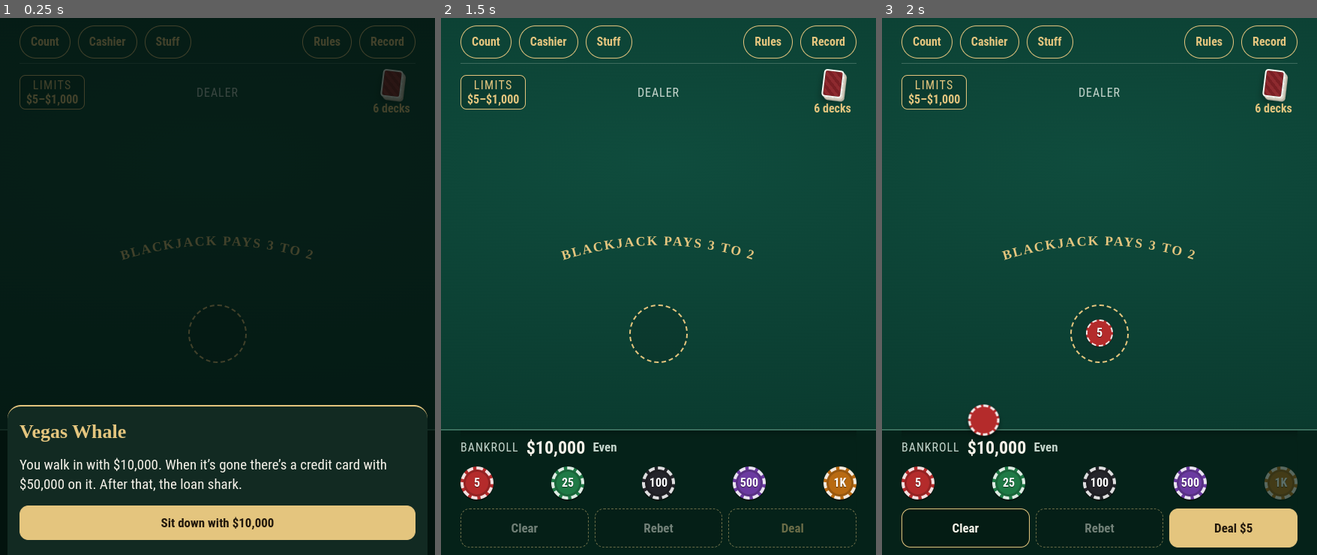
Above: before the commit, frames 1-3 (left to right).
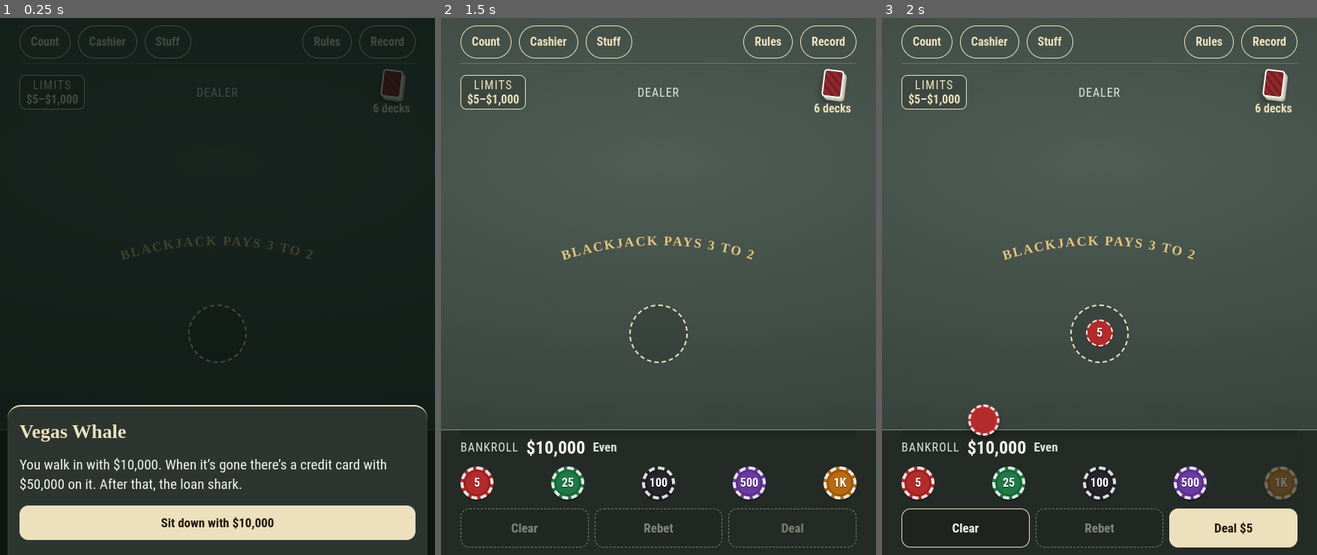
Above: after the commit, the same moments.

Repository: ahnnyc/Blackjack-
Game: browser game, page index.html
Two runs of this game, one before a commit and one after it. Both use one fixed random seed, a clock stepped at 60 frames per second and the inputs below.
Inputs (mouse positions are in pixels of both pictures, inside the frame that each line leads up to):
- Up to frame 1 (0.25 s): no input
- Up to frame 2 (1.5 s): move the mouse to (658, 254) at 1.07 s; click "Sit down with $10,000" at 1.27 s
- Up to frame 3 (2 s): move the mouse to (1051, 243) at 1.67 s; click "5" at 1.87 s

The runs differ from the first frame. In frame 1, 26% of the frame differs, in the area x 1-99%, y 72-100%; in frame 2, 97%, in the area x 0-100%, y 0-100%; in frame 3, 96%.

Commit message:
Each table has its own felt, drab to luxurious; the casino host invites you up; 4 decks opens quickly, 1 deck much harder
Co-Authored-By: Claude Opus 5.5 <noreply@anthropic.com>
Claude-Session: https://claude.ai/code/session_01Ni3H8S74X4EXKLd9nbNY4b

Diff:
--- a/index.html
+++ b/index.html
@@ -28,6 +28,14 @@
   --cw:76px;
   color-scheme:dark;
 }
+:root{--rail-line:#3a6e5d}
+/* each table has its own felt, from drab to luxurious */
+:root.t0{--felt:#4f5d55;--felt-deep:#323c36;--rail-felt:#242b27;--panel:#2c3530;--line:#66746c;--muted:#dde4df;--gold:#ece0bd;--rail-line:#5d6a63}
+:root.t1{--felt:#0f4c3d;--felt-deep:#09362b;--rail-felt:#052219;--panel:#122a22;--line:#3d6b5d;--muted:#c6d6cd;--gold:#e4c57e;--rail-line:#3a6e5d}
+:root.t2{--felt:#174483;--felt-deep:#0b2654;--rail-felt:#061634;--panel:#0e2447;--line:#3f619a;--muted:#cfdaf0;--gold:#ecc979;--rail-line:#4a6fae}
+:root.t3{--felt:#2b1a34;--felt-deep:#0e0a12;--rail-felt:#09070b;--panel:#1b1322;--line:#7a6230;--muted:#e2d8c6;--gold:#f4d070;--rail-line:#c9a347}
+:root.t3 #ctl{border-top-color:var(--gold)}
+:root.t3 #limits{border-width:2px;box-shadow:0 0 0 1px rgba(244,208,112,.35), 0 0 14px rgba(244,208,112,.25)}
 html,body{height:100%;overflow:hidden;box-sizing:border-box}
 html{background:var(--rail-felt);touch-action:manipulation}
 *{touch-action:manipulation}   /* every part of the game: two quick taps never zoom (iPhone checks the spot tapped) */   /* anything below the game (an iPhone's cut-off strip) continues the bottom rail */
@@ -50,7 +58,7 @@
 
 /* top bar */
 #top{display:flex;align-items:center;gap:10px;padding-bottom:6px;border-bottom:1px solid var(--line)}
-#ctl::before{content:"";position:absolute;top:-2px;left:-100vmax;right:-100vmax;height:2px;background:#3a6e5d}
+#ctl::before{content:"";position:absolute;top:-2px;left:-100vmax;right:-100vmax;height:2px;background:var(--rail-line)}
 #topgap{flex:1}
 #bank{display:flex;align-items:center;justify-content:flex-start;flex-wrap:nowrap;gap:4px 10px;min-width:0;white-space:nowrap}
 @media (max-width:599px){ #top{gap:4px} #top .topbtn, #top #countBtn{padding:0 7px;font-size:15px} }
@@ -448,9 +456,9 @@
 // (after debts) or by betting enough at the table below; once open it stays open for that game.
 const TABLES = [
   { d: 6, min: 5,   max: 1000,   chips: [5, 25, 100, 500, 1000] },
-  { d: 4, min: 25,  max: 5000,   chips: [25, 100, 500, 1000, 5000],      chipsNeed: 25000,  betNeed: 50000 },
-  { d: 2, min: 100, max: 25000,  chips: [100, 500, 1000, 5000, 25000],   chipsNeed: 100000, betNeed: 250000 },
-  { d: 1, min: 500, max: 100000, chips: [500, 1000, 5000, 25000, 100000], chipsNeed: 500000, betNeed: 1000000 },
+  { d: 4, min: 25,  max: 5000,   chips: [25, 100, 500, 1000, 5000],      chipsNeed: 12500,   betNeed: 1500 },      // quick, so you learn tables exist
+  { d: 2, min: 100, max: 25000,  chips: [100, 500, 1000, 5000, 25000],   chipsNeed: 75000,   betNeed: 50000 },
+  { d: 1, min: 500, max: 100000, chips: [500, 1000, 5000, 25000, 100000], chipsNeed: 1000000, betNeed: 2000000 },  // the hard one
 ];
 const DENOMS = [100000, 25000, 5000, 1000, 500, 100, 25, 5];
 const chipLabel = v => v >= 1000 ? (v / 1000) + 'K' : String(v);
@@ -1104,6 +1112,7 @@
 }
 function render(){
   applyMotion();
+  const root = document.documentElement; for (let i = 0; i < 4; i++) root.classList.toggle('t' + i, i === tableNo());
   if (S.round && !R) R = S.round;
   $('bankAmt').textContent = money(R && R.countFrom != null ? R.countFrom : S.bankroll);
   renderPrint();
@@ -1701,8 +1710,10 @@
   if (opened < 0) return false;
   touch(); saveLocal(); saveCloudState();
   const t = TABLES[opened];
-  later(() => { guyOffer = false; fenceSheet('New table open', '🃏', 'The <b>' + deckTable(t.d) + '</b> is open to you: bets ' + money(t.min) + ' to ' + money(t.max) + '. Fewer decks means better odds.',
-    [btn('Stay here', () => hideSheets()), btn('Move up', () => { moveTo(opened); hideSheets(); render(); }, { primary:true, disabled: !canSit(opened) })]); });
+  const game = opened === 3 ? 'our most exclusive game, the <b>1-deck high-roller table</b>' : 'a more exclusive game, the <b>' + deckTable(t.d) + '</b>';
+  later(() => { guyOffer = false; fenceSheet('An invitation', '🥂',
+    'A casino host in a dark suit leans over your shoulder. “We’ve noticed your play. The house would like to invite you to ' + game + '. Bets run ' + money(t.min) + ' to ' + money(t.max) + ', and with fewer decks the odds are better for you.”',
+    [btn('Not yet', () => hideSheets()), btn('Accept', () => { moveTo(opened); hideSheets(); render(); }, { primary:true, disabled: !canSit(opened) })]); });
   return true;
   function later(fn){ setTimeout(() => { if (!busy && !S.round && !sheetOpen()) fn(); }, D * 2 + 500); }
 }
--- a/sw.js
+++ b/sw.js
@@ -2,7 +2,7 @@
 // The game page itself is fetched fresh whenever the phone is online, so an update shows
 // on the very next open; the saved copy is used only when offline or the network is slow.
 // Change VERSION whenever index.html changes.
-const VERSION = 'bj-2026-11-26.11';
+const VERSION = 'bj-2026-11-26.12';
 const CORE = ['./', 'index.html', 'manifest.webmanifest', 'icon-180.png', 'icon-192.png', 'icon-512.png'];
 const PAGE_WAIT_MS = 3000;   // how long to wait for the network before using the saved copy
 
--- /dev/null
+++ b/tools/felt-shots.js
@@ -0,0 +1,32 @@
+// A picture of each table mid-hand, and the invitation when a new table opens.
+const { chromium } = require('playwright'); const dir = __dirname;
+const isChip = l => /^(5|25|100|500|1K|5K|25K|100K)$/.test(l);
+(async () => { const b = await chromium.launch(); const p = await (await b.newContext({ viewport: { width: 390, height: 797 }, deviceScaleFactor: 2, isMobile: true, hasTouch: true })).newPage();
+  const errs = []; p.on('pageerror', e => errs.push(e.message));
+  await p.route(/fonts/, r => r.abort()); await p.goto('file://' + dir + '/cg-page.html'); await p.waitForTimeout(1600); await p.click('#bankStart');
+  await p.evaluate(() => { __bj.S.settings.rules.motion = false; __bj.applyMotion(); __bj.S.open = [true, true, true, true]; __bj.S.bankroll = 600000; __bj.render(); });
+  for (let t = 0; t < 4; t++) {
+    await p.evaluate(t => { __bj.moveTo(t); __bj.render(); }, t);
+    const first = await p.$('#actions .chip:not([disabled])'); await first.click(); await p.waitForTimeout(80);
+    await p.click('#actions button:has-text("Deal")'); await p.waitForTimeout(1500);
+    for (const l of ['No insurance', 'No thanks']) { const x = await p.$(`#actions button:not([disabled]):text-is("${l}")`); if (x) { await x.click(); await p.waitForTimeout(600); } }
+    await p.screenshot({ path: `${dir}/felt-${t}.png` });
+    for (let i = 0; i < 300; i++) { const labels = await p.$$eval('#actions button:not([disabled])', bs => bs.map(x => x.textContent));
+      if (labels.some(isChip)) break; if (!labels.length) { await p.waitForTimeout(40); continue; }
+      const pick = labels.includes('Stand') ? 'Stand' : labels[0]; await p.click(`#actions button:not([disabled]):text-is("${pick}")`); if (await p.isVisible('#warnGo')) await p.click('#warnGo'); }
+    await p.waitForTimeout(900); if (await p.isVisible('#fenceSheet')) await p.click('#fenceBtns button:first-child');
+  }
+  // the invitation, for the 4-deck table and for the high-roller table
+  for (const [t, name] of [[1, 'inv-4'], [3, 'inv-1']]) {
+    await p.evaluate(t => { const S = __bj.S; __bj.moveTo(t - 1); S.open = [true, t > 1, t > 2, false]; S.open[t] = false; S.bankroll = [0, 30000, 150000, 600000][t]; S.card = 0; S.shark = 0; __bj.render(); }, t);
+    const first = await p.$('#actions .chip:not([disabled])'); await first.click(); await p.click('#actions button:has-text("Deal")');
+    for (let i = 0; i < 300; i++) { const labels = await p.$$eval('#actions button:not([disabled])', bs => bs.map(x => x.textContent));
+      if (labels.some(isChip)) break; if (!labels.length) { await p.waitForTimeout(40); continue; }
+      const pick = labels.includes('Stand') ? 'Stand' : (['No insurance', 'No thanks'].find(l => labels.includes(l)) || labels[0]); await p.click(`#actions button:not([disabled]):text-is("${pick}")`); if (await p.isVisible('#warnGo')) await p.click('#warnGo'); }
+    await p.waitForTimeout(1300);
+    console.log(name, await p.isVisible('#fenceSheet') ? await p.textContent('#fenceText') : 'NO SHEET');
+    await p.screenshot({ path: `${dir}/felt-${name}.png` });
+    if (await p.isVisible('#fenceSheet')) await p.click('#fenceBtns button:last-child'); await p.waitForTimeout(200);
+    console.log(' after Accept: table', await p.evaluate(() => __bj.S.table));
+  }
+  console.log('errors', JSON.stringify(errs)); await b.close(); })();
--- a/tools/game.html
+++ b/tools/game.html
@@ -14,6 +14,14 @@
   --cw:76px;
   color-scheme:dark;
 }
+:root{--rail-line:#3a6e5d}
+/* each table has its own felt, from drab to luxurious */
+:root.t0{--felt:#4f5d55;--felt-deep:#323c36;--rail-felt:#242b27;--panel:#2c3530;--line:#66746c;--muted:#dde4df;--gold:#ece0bd;--rail-line:#5d6a63}
+:root.t1{--felt:#0f4c3d;--felt-deep:#09362b;--rail-felt:#052219;--panel:#122a22;--line:#3d6b5d;--muted:#c6d6cd;--gold:#e4c57e;--rail-line:#3a6e5d}
+:root.t2{--felt:#174483;--felt-deep:#0b2654;--rail-felt:#061634;--panel:#0e2447;--line:#3f619a;--muted:#cfdaf0;--gold:#ecc979;--rail-line:#4a6fae}
+:root.t3{--felt:#2b1a34;--felt-deep:#0e0a12;--rail-felt:#09070b;--panel:#1b1322;--line:#7a6230;--muted:#e2d8c6;--gold:#f4d070;--rail-line:#c9a347}
+:root.t3 #ctl{border-top-color:var(--gold)}
+:root.t3 #limits{border-width:2px;box-shadow:0 0 0 1px rgba(244,208,112,.35), 0 0 14px rgba(244,208,112,.25)}
 html,body{height:100%;overflow:hidden;box-sizing:border-box}
 html{background:var(--rail-felt);touch-action:manipulation}
 *{touch-action:manipulation}   /* every part of the game: two quick taps never zoom (iPhone checks the spot tapped) */   /* anything below the game (an iPhone's cut-off strip) continues the bottom rail */
@@ -35,7 +43,7 @@
 
 /* top bar */
 #top{display:flex;align-items:center;gap:10px;padding-bottom:6px;border-bottom:1px solid var(--line)}
-#ctl::before{content:"";position:absolute;top:-2px;left:-100vmax;right:-100vmax;height:2px;background:#3a6e5d}
+#ctl::before{content:"";position:absolute;top:-2px;left:-100vmax;right:-100vmax;height:2px;background:var(--rail-line)}
 #topgap{flex:1}
 #bank{display:flex;align-items:center;justify-content:flex-start;flex-wrap:nowrap;gap:4px 10px;min-width:0;white-space:nowrap}
 @media (max-width:599px){ #top{gap:4px} #top .topbtn, #top #countBtn{padding:0 7px;font-size:15px} }
@@ -432,9 +440,9 @@
 // (after debts) or by betting enough at the table below; once open it stays open for that game.
 const TABLES = [
   { d: 6, min: 5,   max: 1000,   chips: [5, 25, 100, 500, 1000] },
-  { d: 4, min: 25,  max: 5000,   chips: [25, 100, 500, 1000, 5000],      chipsNeed: 25000,  betNeed: 50000 },
-  { d: 2, min: 100, max: 25000,  chips: [100, 500, 1000, 5000, 25000],   chipsNeed: 100000, betNeed: 250000 },
-  { d: 1, min: 500, max: 100000, chips: [500, 1000, 5000, 25000, 100000], chipsNeed: 500000, betNeed: 1000000 },
+  { d: 4, min: 25,  max: 5000,   chips: [25, 100, 500, 1000, 5000],      chipsNeed: 12500,   betNeed: 1500 },      // quick, so you learn tables exist
+  { d: 2, min: 100, max: 25000,  chips: [100, 500, 1000, 5000, 25000],   chipsNeed: 75000,   betNeed: 50000 },
+  { d: 1, min: 500, max: 100000, chips: [500, 1000, 5000, 25000, 100000], chipsNeed: 1000000, betNeed: 2000000 },  // the hard one
 ];
 const DENOMS = [100000, 25000, 5000, 1000, 500, 100, 25, 5];
 const chipLabel = v => v >= 1000 ? (v / 1000) + 'K' : String(v);
@@ -1088,6 +1096,7 @@
 }
 function render(){
   applyMotion();
+  const root = document.documentElement; for (let i = 0; i < 4; i++) root.classList.toggle('t' + i, i === tableNo());
   if (S.round && !R) R = S.round;
   $('bankAmt').textContent = money(R && R.countFrom != null ? R.countFrom : S.bankroll);
   renderPrint();
@@ -1685,8 +1694,10 @@
   if (opened < 0) return false;
   touch(); saveLocal(); saveCloudState();
   const t = TABLES[opened];
-  later(() => { guyOffer = false; fenceSheet('New table open', '🃏', 'The <b>' + deckTable(t.d) + '</b> is open to you: bets ' + money(t.min) + ' to ' + money(t.max) + '. Fewer decks means better odds.',
-    [btn('Stay here', () => hideSheets()), btn('Move up', () => { moveTo(opened); hideSheets(); render(); }, { primary:true, disabled: !canSit(opened) })]); });
+  const game = opened === 3 ? 'our most exclusive game, the <b>1-deck high-roller table</b>' : 'a more exclusive game, the <b>' + deckTable(t.d) + '</b>';
+  later(() => { guyOffer = false; fenceSheet('An invitation', '🥂',
+    'A casino host in a dark suit leans over your shoulder. “We’ve noticed your play. The house would like to invite you to ' + game + '. Bets run ' + money(t.min) + ' to ' + money(t.max) + ', and with fewer decks the odds are better for you.”',
+    [btn('Not yet', () => hideSheets()), btn('Accept', () => { moveTo(opened); hideSheets(); render(); }, { primary:true, disabled: !canSit(opened) })]); });
   return true;
   function later(fn){ setTimeout(() => { if (!busy && !S.round && !sheetOpen()) fn(); }, D * 2 + 500); }
 }
--- /dev/null
+++ b/tools/quick4.js
@@ -0,0 +1,17 @@
+// Real play from a fresh game, $100 a hand, no tricks: how many hands until the 4-deck invitation?
+const { chromium } = require('playwright'); const dir = __dirname;
+const isChip = l => /^(5|25|100|500|1K|5K|25K|100K)$/.test(l);
+(async () => { const b = await chromium.launch(); const p = await (await b.newContext({ viewport: { width: 390, height: 797 }, isMobile: true, hasTouch: true })).newPage();
+  await p.route(/fonts/, r => r.abort()); await p.goto('file://' + dir + '/cg-page.html'); await p.waitForTimeout(1600); await p.click('#bankStart');
+  await p.evaluate(() => { __bj.S.settings.rules.motion = false; __bj.applyMotion(); });
+  let at = null;
+  for (let h = 1; h <= 30 && !at; h++) {
+    await p.click('.chip.c100'); await p.click('#actions button:has-text("Deal")');
+    for (let i = 0; i < 300; i++) { const labels = await p.$$eval('#actions button:not([disabled])', bs => bs.map(x => x.textContent));
+      if (labels.some(isChip)) break; if (!labels.length) { await p.waitForTimeout(40); continue; }
+      const pick = labels.includes('Stand') ? 'Stand' : (['No insurance', 'No thanks'].find(l => labels.includes(l)) || labels[0]); await p.click(`#actions button:not([disabled]):text-is("${pick}")`); if (await p.isVisible('#warnGo')) await p.click('#warnGo'); }
+    await p.waitForTimeout(1200);
+    if (await p.isVisible('#fenceSheet') && (await p.textContent('#fenceH')) === 'An invitation') at = h;
+  }
+  const st = await p.evaluate(() => ({ betAt6: __bj.S.betAt[0], chips: __bj.S.bankroll, open: __bj.S.open }));
+  console.log(JSON.stringify({ invitedAfterHand: at, ...st })); await b.close(); })();
--- a/tools/tables-test.js
+++ b/tools/tables-test.js
@@ -32,7 +32,7 @@
   await playHand();
   out.shoeAt4 = await p.evaluate(() => ({ shoeDecks: __bj.S.shoeDecks, cards: __bj.S.shoe.length }));
   // 2) open 2 decks by betting
-  await p.evaluate(() => { __bj.S.bankroll = 30000; __bj.S.betAt[1] = 260000; __bj.render(); });
+  await p.evaluate(() => { __bj.S.bankroll = 30000; __bj.S.betAt[1] = 60000; __bj.render(); });
   await playHand();
   out.openedByBetting = await p.isVisible('#fenceSheet') ? await p.textContent('#fenceText') : null;
   await p.click('#fenceBtns button:last-child'); await p.waitForTimeout(200);
